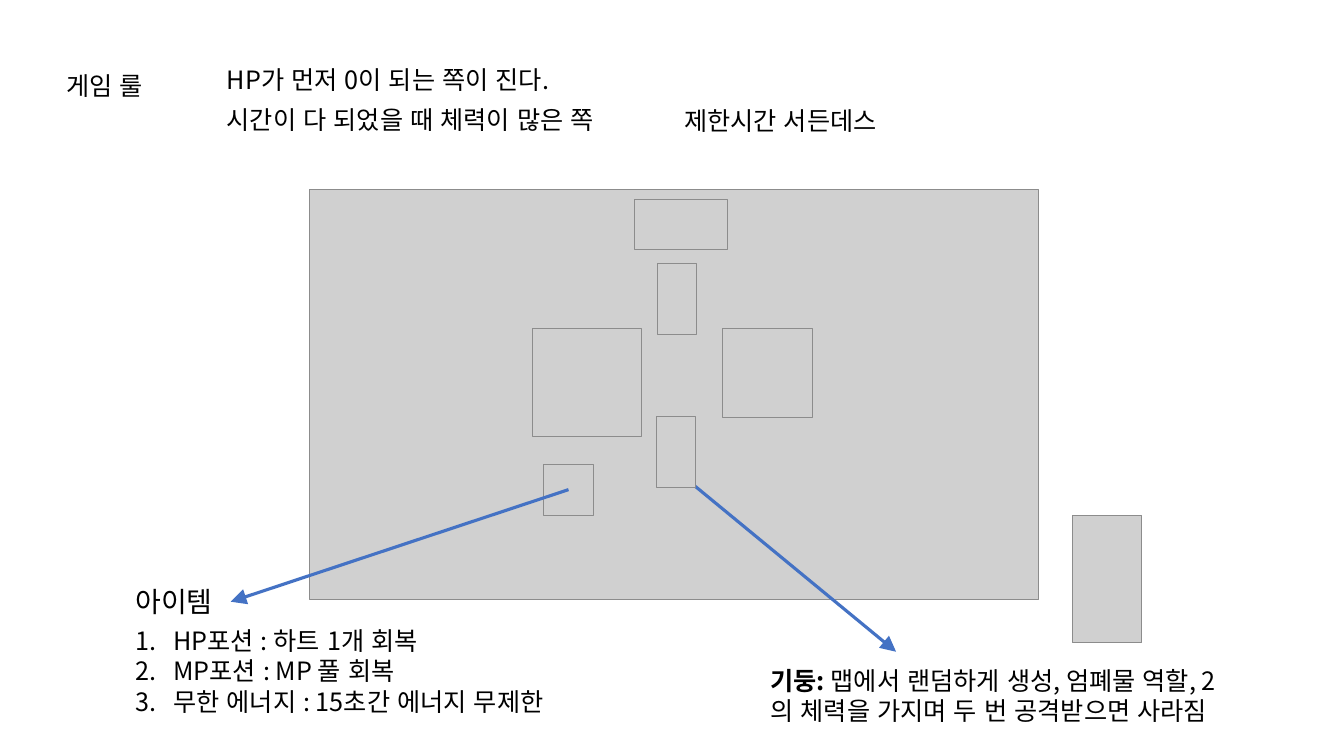
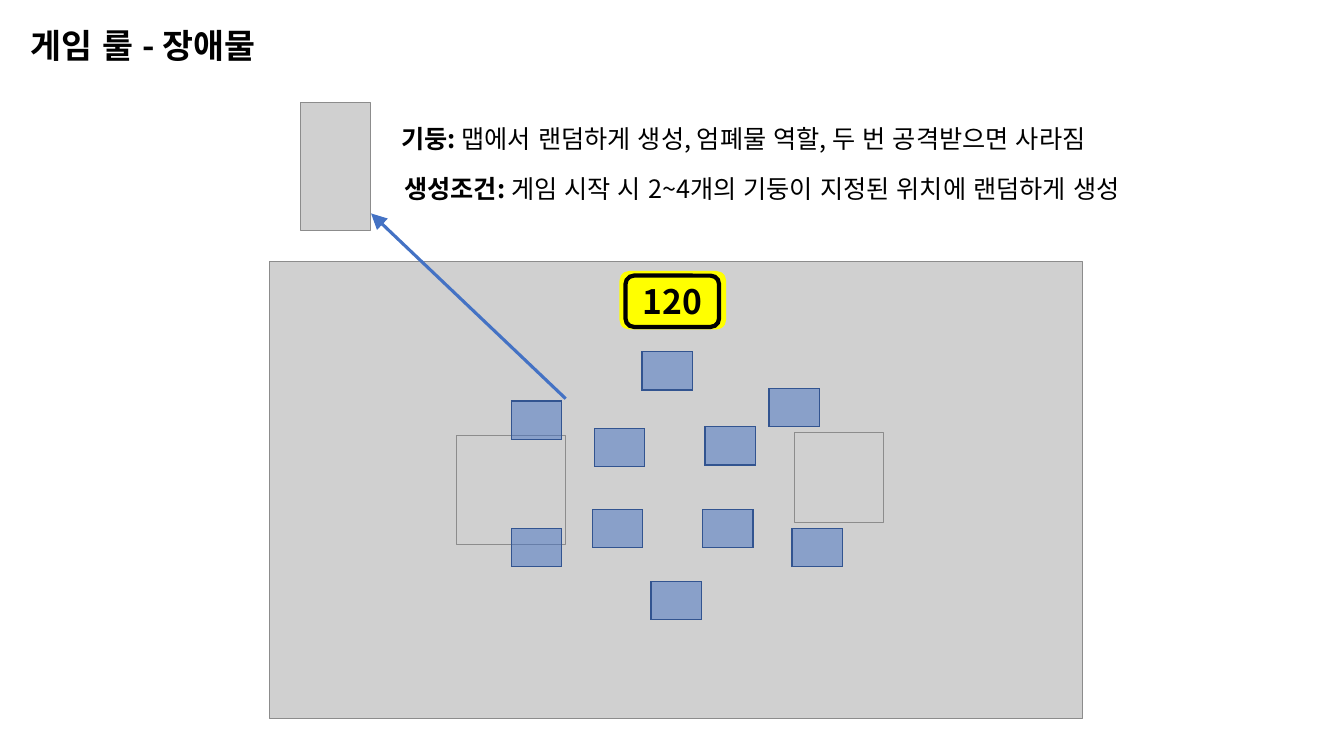
Before and after one commit to penspanic/ITWGamejam, a slide deck: slide 15 of Plan/Rocketman_씬&스킬구성.pptx (slide 13 before the commit). Drawn at 1344x756 pixels with LibreOffice and Linux fonts; fonts in the diff are those of the drawing; grey boxes stand for pictures. Boxes give left, top, right and bottom in pixels: in the first picture for what was removed or moved away, otherwise in the second. Text is boxed around its words. In the diff, an @@ line names an element or a change of style, - is before the commit and + after.

```diff
--- a/Plan/Rocketman_씬&스킬구성.pptx
+++ b/Plan/Rocketman_씬&스킬구성.pptx
@@ text at (x1=31, y1=30, x2=256, y2=61): text changed; size 18 to 24 pt; bold on @@
-게임 룰
+게임 룰 - 장애물
@@ text removed at (x1=227, y1=68, x2=549, y2=91) @@
-HP가 먼저 0이 되는 쪽이 진다.
@@ text removed at (x1=227, y1=108, x2=593, y2=131) @@
-시간이 다 되었을 때 체력이 많은 쪽
@@ picture moved from (x1=1073, y1=515, x2=1142, y2=643) to (x1=301, y1=103, x2=371, y2=231) @@
@@ text removed at (x1=684, y1=109, x2=877, y2=132) @@
-제한시간 서든데스
@@ text at (x1=401, y1=127, x2=1086, y2=153): text changed @@
-기둥: 맵에서 랜덤하게 생성, 엄폐물 역할, 2의 체력을 가지며 두 번 공격받으면 사라짐
+기둥: 맵에서 랜덤하게 생성, 엄폐물 역할, 두 번 공격받으면 사라짐
@@ text added at (x1=404, y1=177, x2=1119, y2=201), 18 pt, text #000000 @@
+생성조건: 게임 시작 시 2~4개의 기둥이 지정된 위치에 랜덤하게 생성
@@ picture removed at (x1=634, y1=199, x2=728, y2=249) @@
@@ arrow moved from (687, 479) - (896, 652) to (566, 398) - (371, 214) @@
@@ picture resized from (x1=310, y1=190, x2=1038, y2=600) to (x1=269, y1=261, x2=1083, y2=719) @@
@@ picture removed at (x1=657, y1=263, x2=697, y2=335) @@
@@ rounded rectangle added at (x1=620, y1=271, x2=727, y2=330), fill #FFFF00 @@
@@ rounded rectangle added at (x1=626, y1=275, x2=720, y2=327), fill #FFFF00, outline #000000 3 pt, 24 pt, text #000000, bold @@
+120
@@ rectangle added at (x1=642, y1=352, x2=693, y2=390), fill #4472C4 at 50% opacity, outline #325491 1 pt @@
@@ rectangle added at (x1=769, y1=388, x2=820, y2=426), fill #4472C4 at 50% opacity, outline #325491 1 pt @@
@@ rectangle added at (x1=511, y1=401, x2=562, y2=440), fill #4472C4 at 50% opacity, outline #325491 1 pt @@
@@ picture removed at (x1=656, y1=416, x2=696, y2=488) @@
@@ picture moved from (x1=532, y1=328, x2=641, y2=437) to (x1=457, y1=436, x2=566, y2=544) @@
@@ rectangle added at (x1=595, y1=429, x2=645, y2=467), fill #4472C4 at 50% opacity, outline #325491 1 pt @@
@@ rectangle added at (x1=706, y1=426, x2=756, y2=465), fill #4472C4 at 50% opacity, outline #325491 1 pt @@
@@ picture moved from (x1=723, y1=328, x2=813, y2=417) to (x1=795, y1=433, x2=884, y2=522) @@
@@ picture removed at (x1=543, y1=465, x2=595, y2=516) @@
@@ arrow removed from (569, 490) to (231, 602) @@
@@ rectangle added at (x1=593, y1=509, x2=643, y2=547), fill #4472C4 at 50% opacity, outline #325491 1 pt @@
@@ rectangle added at (x1=703, y1=509, x2=753, y2=547), fill #4472C4 at 50% opacity, outline #325491 1 pt @@
@@ rectangle added at (x1=511, y1=528, x2=562, y2=567), fill #4472C4 at 50% opacity, outline #325491 1 pt @@
@@ rectangle added at (x1=792, y1=528, x2=843, y2=567), fill #4472C4 at 50% opacity, outline #325491 1 pt @@
@@ text removed at (x1=135, y1=588, x2=212, y2=615) @@
-아이템
@@ rectangle added at (x1=651, y1=582, x2=702, y2=620), fill #4472C4 at 50% opacity, outline #325491 1 pt @@
@@ text removed at (x1=173, y1=629, x2=544, y2=713) @@
-1. HP포션 : 하트 1개 회복
-2. MP포션 : MP 풀 회복
-3. 무한 에너지 : 15초간 에너지 무제한
```
Also in this commit, not shown: 3 other slides changed, 4 slides added, 1 other file.
